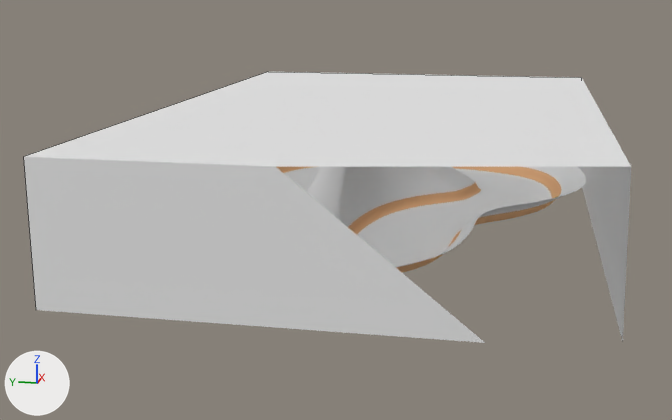
One commit to the Blender file input/cargame.blend: the scene before it, then after it.
The view is the same before and after, from a camera (50 mm lens) standing at (-969.0, -100.0, 200.0) and looking at (-207.0, 52.0, 10.0). Arrows for +X, +Y and +Z are at lower left; the lights stay in place. Mesh edges are drawn as thin lines on the coarser meshes. Everything nearer to the camera than a plane just in front of the edit is cut away.

In view in the first picture: 'Floor', 'Sky'.
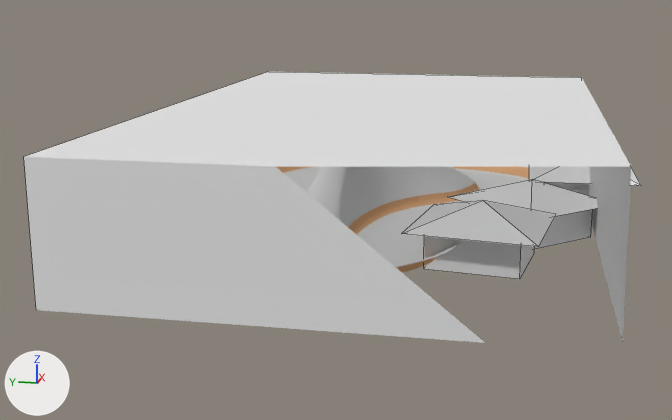
Changed parts and their boxes (x1, y1, x2, y2) in the pictures (672 x 420 px):
'Cube.002', added: after (401, 200, 555, 279)
    faces in mat_roof (its picture is missing): (401, 200, 555, 247)
    faces in mat_bricks (its picture is missing): (424, 236, 535, 279)
'Cube', added: after (448, 179, 598, 249)
    faces in mat_roof (its picture is missing): (448, 179, 598, 216)
    faces in mat_bricks (its picture is missing): (534, 209, 593, 249)
'Cube.001', added: after (529, 167, 641, 196)
    faces in mat_roof (its picture is missing): (529, 167, 641, 186)
    faces in mat_bricks (its picture is missing): (543, 182, 589, 196)

What changed in the scene script:
```text
Add mat_bricks:
    mat_bricks = diffuse_material('Bricks')
    mat_bricks.base_color = (0.8, 0.8, 0.8)  # white #e7e7e7
Add mat_roof:
    mat_roof = diffuse_material('Roof')
    mat_roof.base_color = (0.8, 0.8, 0.8)  # white #e7e7e7
Add me_cube:
    me_cube.from_pydata([(1.0, 1.0, -0.08), (1.0, -1.0, -0.08), (-1.0, -1.0, -0.08), (-1.0, 1.0, -0.08), (1.0, 1.0, 0.74), (1.0, -1.0, 0.74), (-1.0, -1.0, 0.74), (-1.0, 1.0, 0.74), (-1.39, 1.39, 0.74), (-1.39, -1.39, 0.74), (1.39, -1.39, 0.74), (1.39, 1.39, 0.74), (0.0, 0.0, 1.25)], [], [(0, 1, 2, 3), (0, 4, 5, 1), (1, 5, 6, 2), (2, 6, 7, 3), (4, 0, 3, 7), (4, 7, 8, 11), (7, 6, 9, 8), (6, 5, 10, 9), (5, 4, 11, 10), (10, 11, 12), (9, 10, 12), (8, 9, 12), (11, 8, 12)])
    for i in [*range(9, 13)]: me_cube.polygons[i].material_index = 1
    me_cube.materials.append(mat_bricks)  # its picture is missing
    me_cube.materials.append(mat_roof)  # its picture is missing
Add ob_cube:
    ob_cube = bpy.data.objects.new('Cube', me_cube)
    ob_cube.location = (-207.9, -110.7, 0.0)
    ob_cube.rotation_euler = (0.0, 0.0, -0.791)  # degrees (0, 0, -45)
    ob_cube.scale = (34.7, 34.7, 34.7)
Add ob_cube_001:
    ob_cube_001 = bpy.data.objects.new('Cube.001', me_cube)
    ob_cube_001.location = (-83.2, -157.6, 0.0)
    ob_cube_001.scale = (34.7, 34.7, 34.7)
Add ob_cube_002:
    ob_cube_002 = bpy.data.objects.new('Cube.002', me_cube)
    ob_cube_002.location = (-291.8, -74.8, 0.0)
    ob_cube_002.rotation_euler = (0.0, 0.0, 1.42)  # degrees (0, 0, 81)
    ob_cube_002.scale = (34.7, 34.7, 34.7)
```
